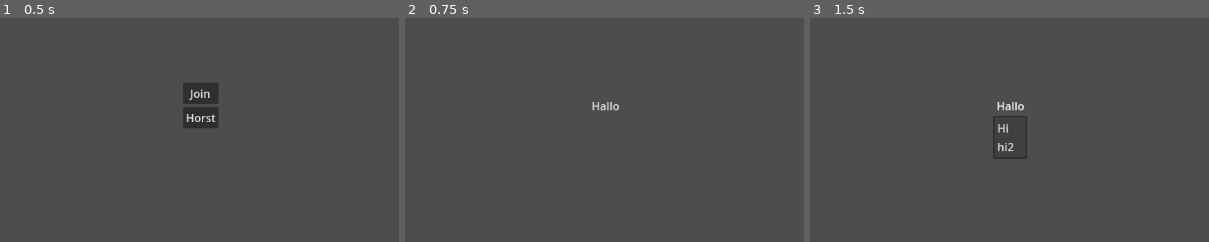
Above: before the commit, frames 1-3 (left to right).
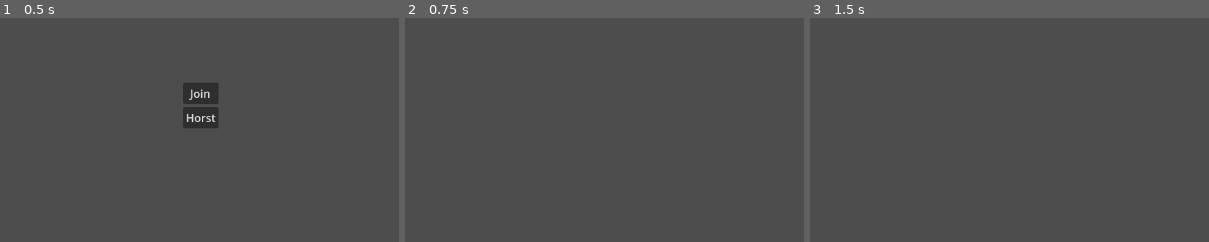
Above: after the commit, the same moments.

Repository: simonkuhlo/multiplayercamerastream
Game: Godot game, scene res://main.tscn
Same seed, same stepped clock (60 frames per second), same inputs: the game is played once before the commit and once after it.
Inputs (mouse positions are % of the whole screen's width and height, from its top left):
- Up to frame 1 (0.5 s): no input
- Up to frame 2 (0.75 s): click "Join" at 0.5 s
- Up to frame 3 (1.5 s): click (50, 50) at 1.25 s, where only the run before the commit has a clickable "Hallo"
The pictures show only the part of the screen within x 25-75%, y 31-80%; the shares and areas given below are measured in that part.

Frame 1 is identical in both runs. In frame 2, 0.2% of the frame differs, in the area x 46-54%, y 37-42%; in frame 3, 0.5%, in the area x 45-55%, y 37-63%.

Commit message:
hehe haha

Diff:
--- /dev/null
+++ b/Lobby/Multiplayer/lobby_api.gd
@@ -0,0 +1,29 @@
+extends Node
+class_name LobbyAPI
+
+signal player_joined(info:MultiplayerClientInfo)
+signal player_left(info:MultiplayerClientInfo)
+
+var connected_players:Array[MultiplayerClientInfo]
+
+func _ready() -> void:
+	multiplayer.peer_connected.connect(_on_peer_connected)
+
+func _on_peer_connected(pid:int):
+	pass
+
+@rpc("any_peer", "call_local", "reliable")
+func join_lobby(player_info:MultiplayerClientInfo) -> void:
+	push_error("This Function needs to be implemented by the SERVER")
+
+@rpc("authority", "reliable")
+func player_joined_lobby(player_info:MultiplayerClientInfo) -> void:
+	push_error("This Function needs to be implemented by the CLIENT")
+
+@rpc("authority", "reliable")
+func update_player_info(player_info:MultiplayerClientInfo) -> void:
+	push_error("This Function needs to be implemented by the CLIENT")
+
+@rpc("authority", "reliable")
+func update_player_list(player_list:Array[MultiplayerClientInfo]) -> void:
+	push_error("This Function needs to be implemented by the CLIENT")
--- a/Lobby/lobby.tscn
+++ b/Lobby/lobby.tscn
@@ -11,27 +11,6 @@
 grow_horizontal = 2
 grow_vertical = 2
 
-[node name="MenuButton" type="MenuButton" parent="."]
-layout_mode = 1
-anchors_preset = 8
-anchor_left = 0.5
-anchor_top = 0.5
-anchor_right = 0.5
-anchor_bottom = 0.5
-offset_left = -4.0
-offset_top = -4.0
-offset_right = 4.0
-offset_bottom = 4.0
-grow_horizontal = 2
-grow_vertical = 2
-toggle_mode = false
-text = "Hallo"
-item_count = 2
-popup/item_0/text = "Hi"
-popup/item_0/id = 0
-popup/item_1/text = "hi2"
-popup/item_1/id = 1
-
 [node name="PlayerList" type="VBoxContainer" parent="."]
 layout_mode = 1
 anchors_preset = -1
--- a/multiplayer_lobby.gd
+++ b/multiplayer_lobby.gd
@@ -6,21 +6,42 @@
 @export var max_clients:int = 10
 @export var lobby:MultiplayerLobby
 
+signal player_joined(info:MultiplayerClientInfo)
+signal player_left(info:MultiplayerClientInfo)
+
+var connected_players:Array[MultiplayerClientInfo]
+var _pre_lobby:Array[int] = [1]
 
 func _ready() -> void:
 	multiplayer.peer_connected.connect(_on_peer_connected)
 
 func _on_peer_connected(id) -> void:
 	print("Peer "+str(id)+" connected")
+	_pre_lobby.append(id)
 
 func host() -> void:
 	var peer = ENetMultiplayerPeer.new()
 	peer.create_server(game_port, max_clients)
 	multiplayer.multiplayer_peer = peer
-	lobby.join_lobby(player_info)
+	player_info.id = multiplayer.multiplayer_peer.get_unique_id()
+	join_lobby(player_info)
 
 func join() -> void:
 	var peer = ENetMultiplayerPeer.new()
 	peer.create_client("localhost", game_port)
 	multiplayer.multiplayer_peer = peer
-	lobby.join_lobby.rpc_id(1, player_info)
+	player_info.id = multiplayer.multiplayer_peer.get_unique_id()
+	join_lobby.rpc_id(1, player_info)
+
+
+@rpc("any_peer", "call_local", "reliable")
+func join_lobby(player_info:MultiplayerClientInfo) -> void:
+	if multiplayer.is_server():
+		if player_info.id in _pre_lobby:
+			_pre_lobby.erase(player_info.id)
+			player_joined_lobby.rpc(player_info)
+
+@rpc("authority", "call_local", "reliable")
+func player_joined_lobby(player_info:MultiplayerClientInfo) -> void:
+	connected_players.append(player_info)
+	player_joined.emit(player_info)
Not shown, added: Lobby/Multiplayer/lobby_api.gd.uid
